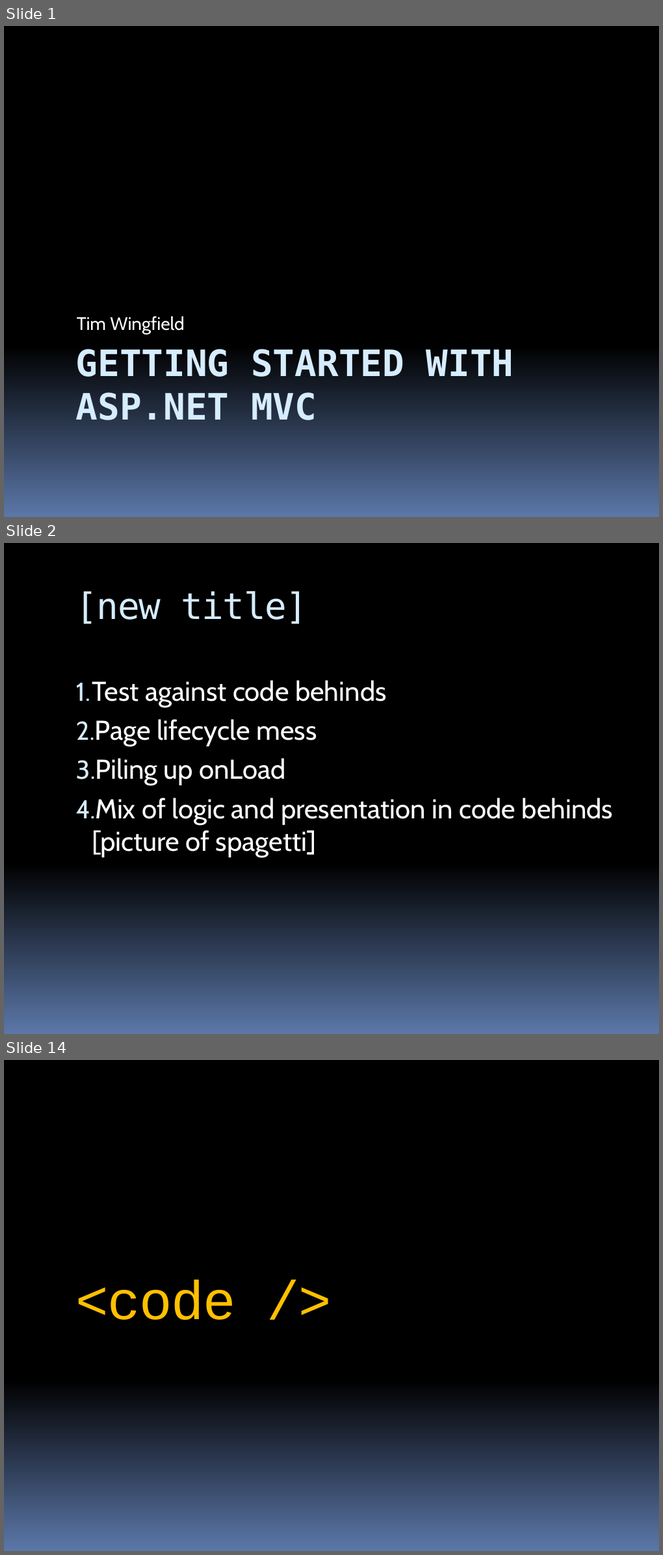
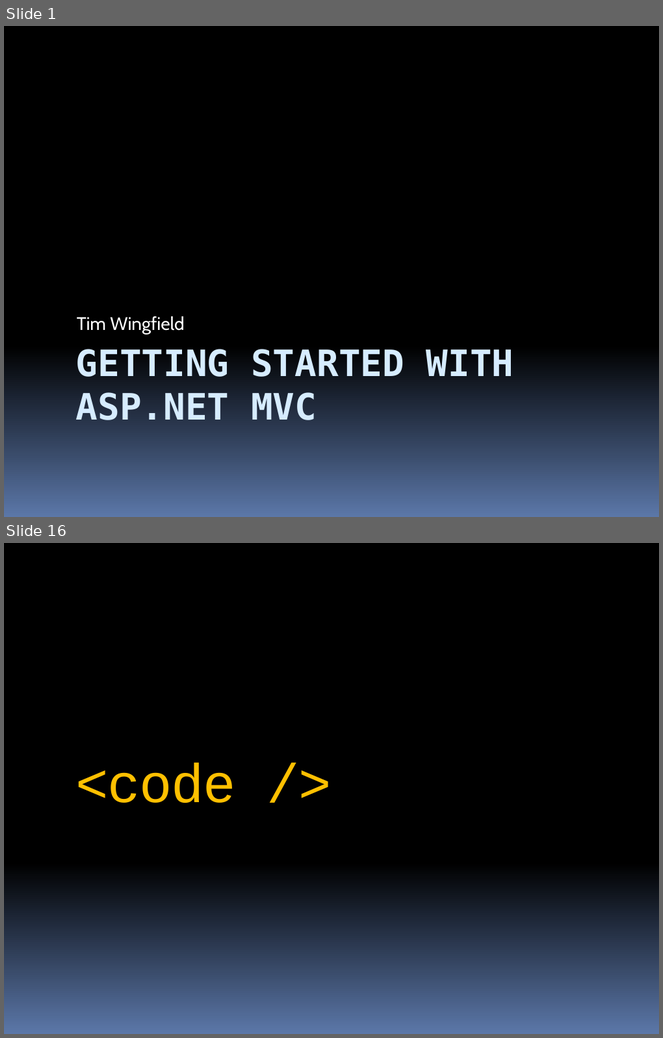
Before and after one commit to stevenharman/codeincubator, a slide deck: Samples/Getting-Started-With-MVC/Getting Started with MVC.pptx. Shown one above the other, each under a label of ours: slides 1, 2 and 14 before the commit, slides 1 and 16 after it; the slides between them are not shown. The pictures are 663x1555 and 663x1038 pixels, drawn with LibreOffice and Linux fonts; fonts in the diff are those of the drawing. Boxes give left, top, right and bottom in pixels: in the first picture for what was removed or moved away, otherwise in the second. Text is boxed around its words. In the diff, an @@ line names an element or a change of style, - is before the commit and + after.

```diff
--- a/Samples/Getting-Started-With-MVC/Getting Started with MVC.pptx
+++ b/Samples/Getting-Started-With-MVC/Getting Started with MVC.pptx
@@ slide 2 removed at bbox=[4, 543, 659, 1034], background gradient #000000 to #5B77A8 @@
@@ title removed at bbox=[76, 591, 308, 624] @@
-[new title]
@@ text removed at bbox=[92, 680, 614, 858] @@
-1. Test against code behinds
-2. Page lifecycle mess
-3. Piling up onLoad
-4. Mix of logic and presentation in code behinds [picture of spagetti]
@@ what was slide 14 is now slide 16 @@
```
Also in this commit, not shown: 8 slides changed, 6 slides added, 3 other slides removed.
